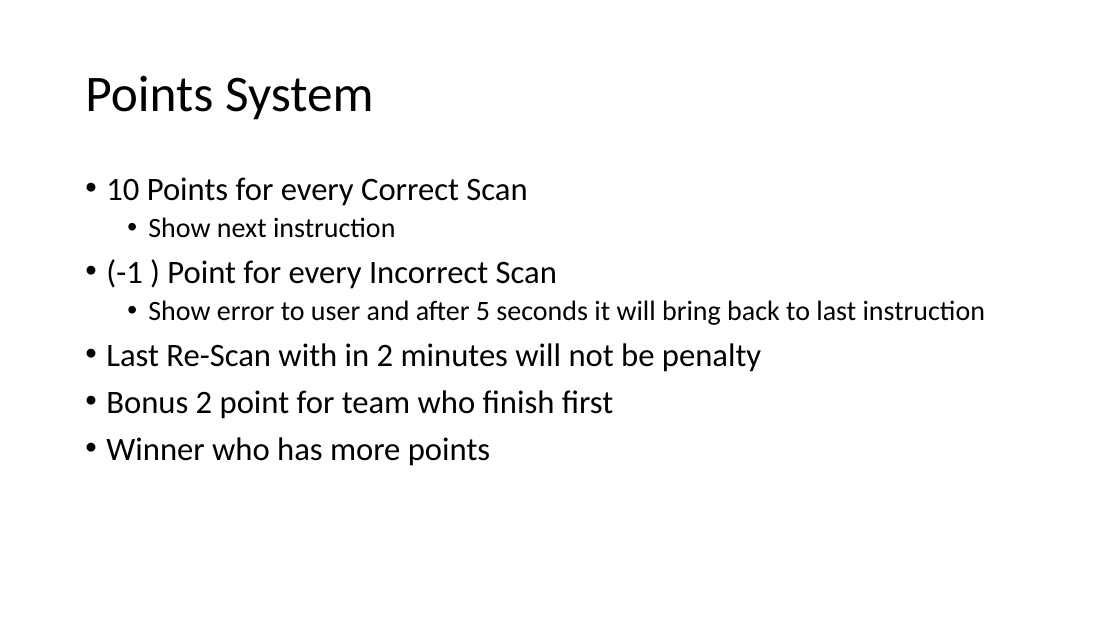
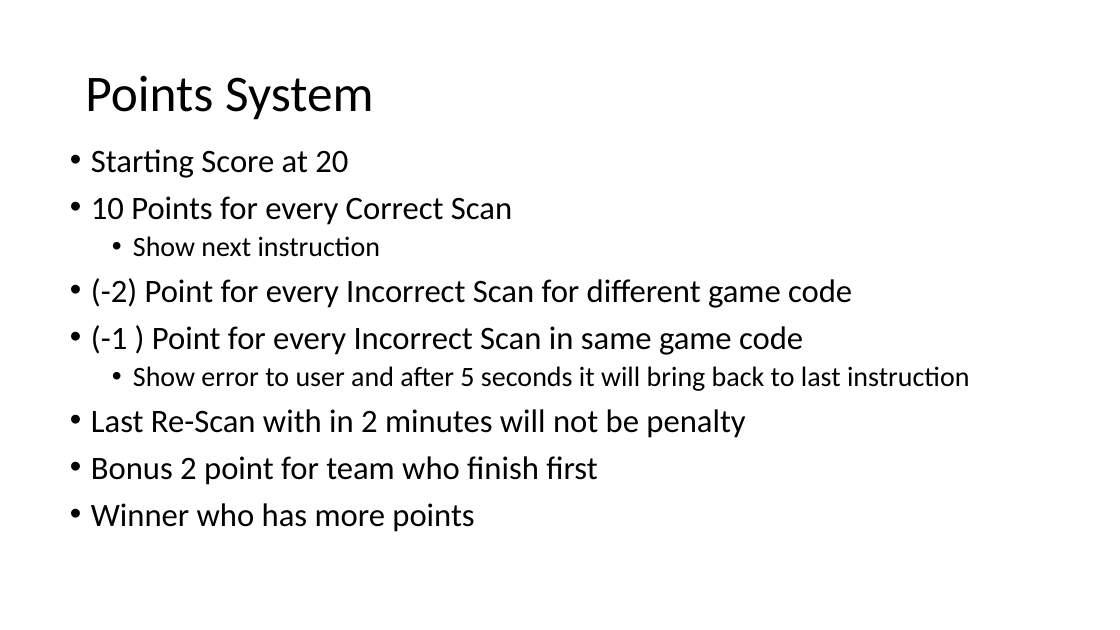
Before and after one commit to prasnitt/treasure-hunt-csharp, a slide deck: slide 1 of Design.pptx. Drawn at 1120x630 pixels with LibreOffice and Linux fonts; fonts in the diff are those of the drawing. Boxes give left, top, right and bottom in pixels: in the first picture for what was removed or moved away, otherwise in the second. Text is boxed around its words. In the diff, an @@ line names an element or a change of style, - is before the commit and + after.

Commit message:
20 Check for wrong Game Code

```diff
--- a/Design.pptx
+++ b/Design.pptx
@@ text "Starting Score at 20": place and size @@
-text "Starting Score at 20" at (106, 177, 985, 466)
+text "Starting Score at 20" at (91, 149, 969, 532)
@@ text at (91, 149, 348, 178): paragraph added @@
+• Starting Score at 20
@@ text at (91, 278, 852, 355): text changed @@
-• (-1 ) Point for every Incorrect Scan
+• (-2) Point for every Incorrect Scan for different game code
+• (-1 ) Point for every Incorrect Scan in same game code
```
Also in this commit, not shown: 8 other files.
